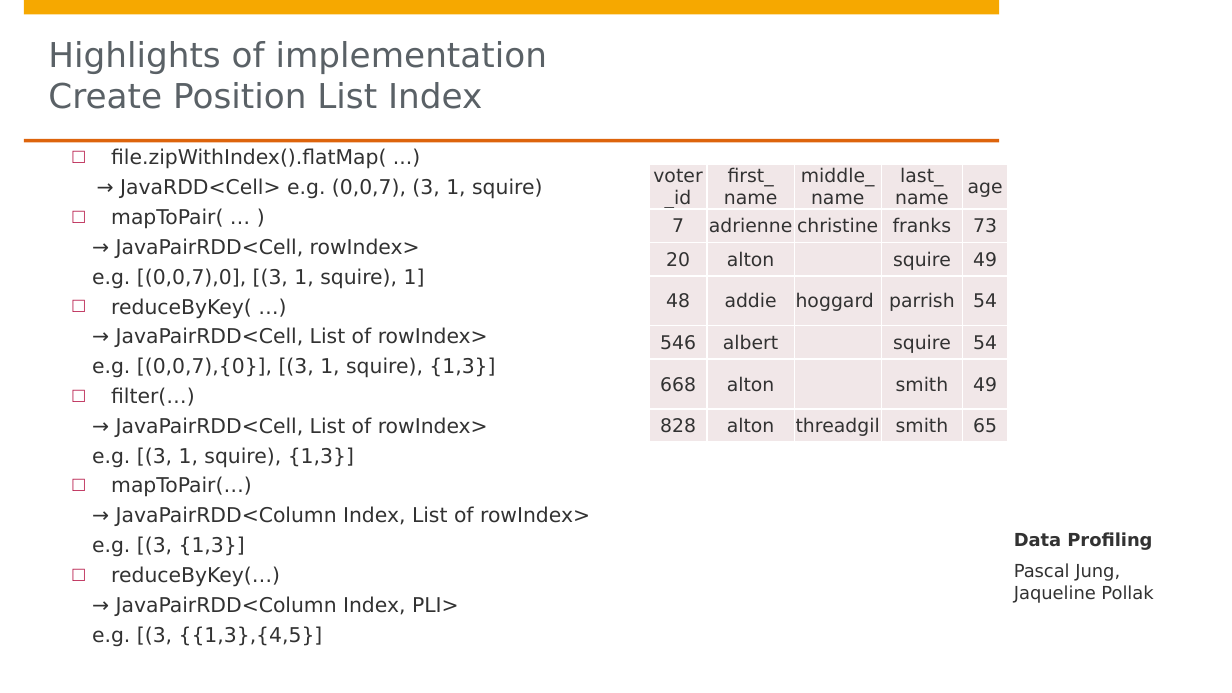
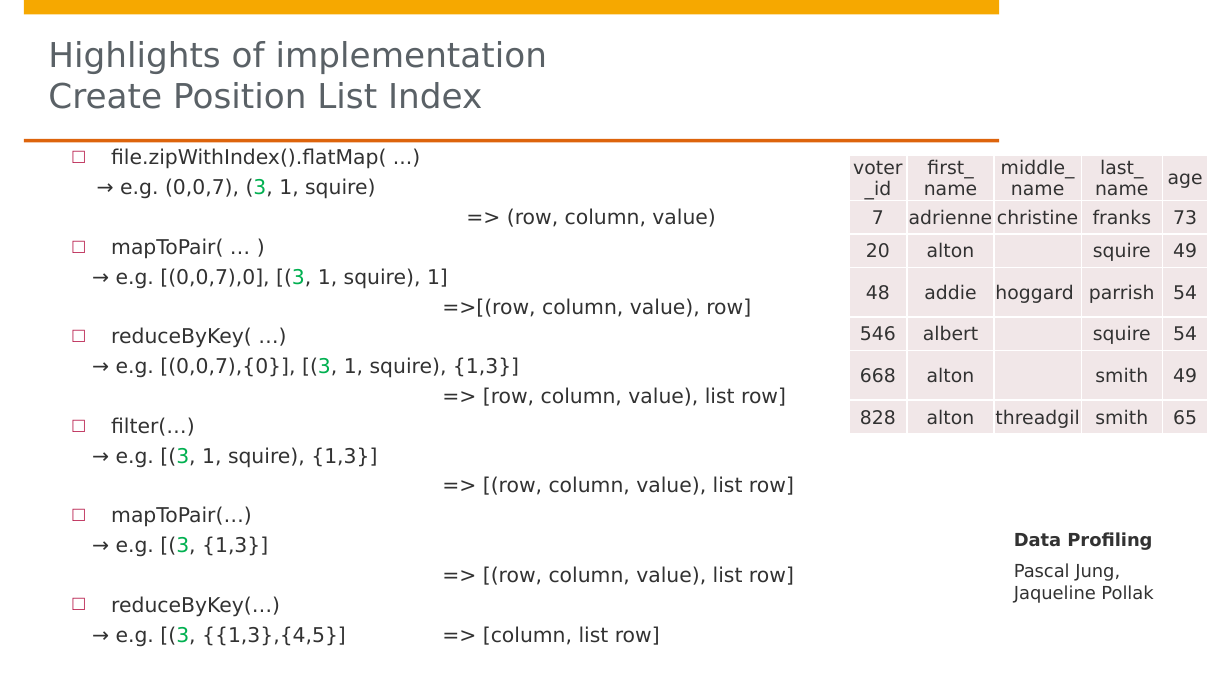
Before and after one commit to DBDA15/data-profiling, a slide deck: slide 18 of presentation.pptx (slide 19 before the commit). Drawn at 1232x693 pixels with LibreOffice and Linux fonts; fonts in the diff are those of the drawing; background and template pictures are left out. Boxes give left, top, right and bottom in pixels: in the first picture for what was removed or moved away, otherwise in the second. Text is boxed around its words. In the diff, an @@ line names an element or a change of style, - is before the commit and + after.

```diff
--- a/presentation.pptx
+++ b/presentation.pptx
@@ text at bbox=[120, 178, 716, 227]: text changed @@
-      → JavaRDD<Cell> e.g. (0,0,7), (3, 1, squire)
+      → e.g. (0,0,7), (3, 1, squire)
+      => (row, column, value)
@@ table: place and size @@
-table at bbox=[649, 164, 1009, 444]
+table at bbox=[849, 155, 1209, 435]
@@ text at bbox=[116, 268, 751, 317]: text changed @@
-    → JavaPairRDD<Cell, rowIndex>
-    e.g. [(0,0,7),0], [(3, 1, squire), 1]
+    → e.g. [(0,0,7),0], [(3, 1, squire), 1]
+    =>[(row, column, value), row]
@@ text at bbox=[116, 357, 786, 406]: text changed @@
-    → JavaPairRDD<Cell, List of rowIndex>
-    e.g. [(0,0,7),{0}], [(3, 1, squire), {1,3}]
+    → e.g. [(0,0,7),{0}], [(3, 1, squire), {1,3}]
+    => [row, column, value), list row]
@@ text at bbox=[116, 447, 794, 495]: text changed @@
-    → JavaPairRDD<Cell, List of rowIndex>
-    e.g. [(3, 1, squire), {1,3}]
+    → e.g. [(3, 1, squire), {1,3}]
+    => [(row, column, value), list row]
@@ text at bbox=[116, 536, 794, 585]: text changed @@
-    → JavaPairRDD<Column Index, List of rowIndex>
-    e.g. [(3, {1,3}]
+    → e.g. [(3, {1,3}]
+    => [(row, column, value), list row]
@@ text at bbox=[116, 626, 660, 647]: text changed @@
-    → JavaPairRDD<Column Index, PLI>
-    e.g. [(3, {{1,3},{4,5}]
+    → e.g. [(3, {{1,3},{4,5}] => [column, list row]
```
Also in this commit, not shown: 7 other slides changed, 8 slides removed.
